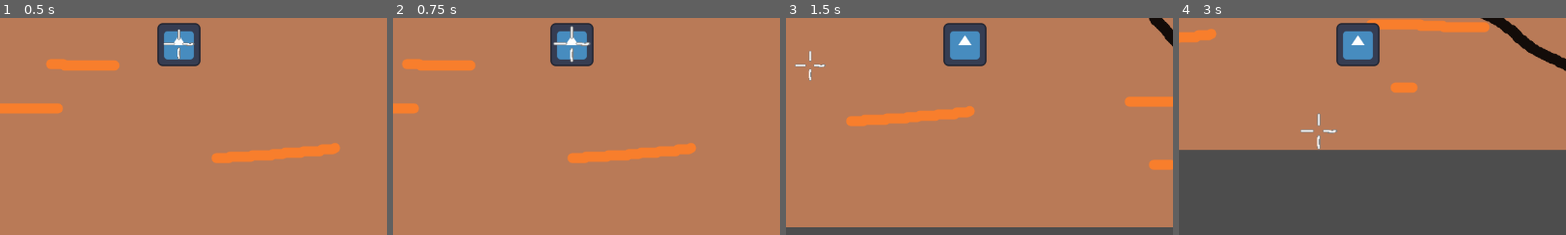
Above: before the commit, frames 1-4 (left to right).
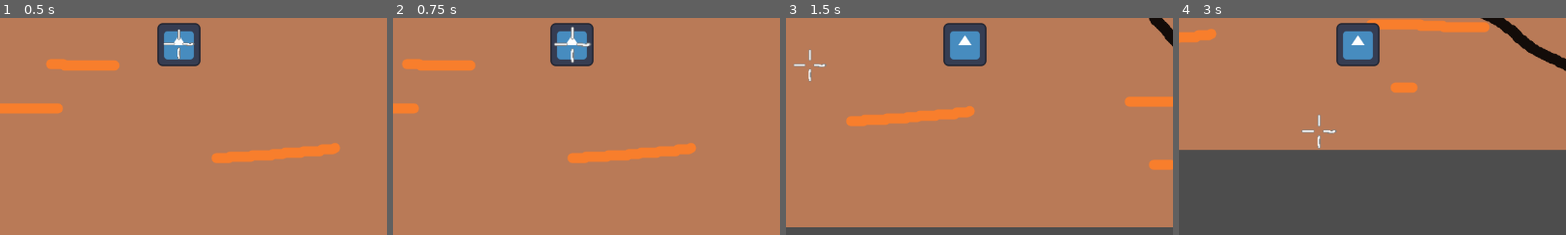
Above: after the commit, the same moments.

Repository: Niimphu/quickdraw
Game: Godot game, scene res://test.tscn
Same seed, same stepped clock (60 frames per second), same inputs: the game is played once before the commit and once after it. The engine's default icon, where the game draws it, is replaced by a stand-in: a white triangle on a blue panel in a dark square.
Inputs (mouse positions are % of the whole screen's width and height, from its top left):
- Up to frame 1 (0.5 s): no input
- Up to frame 2 (0.75 s): tap Enter at 0.5 s; hold D (right) from 0.53 s (still down); hold Mouse wheel down (scroll_down) from 0.53 s (still down)
- Up to frame 3 (1.5 s): move the mouse to (30, 55) at 1.27 s; release D (right) at 1.28 s; release Mouse wheel down (scroll_down) at 1.28 s; hold S (down) from 1.28 s (still down); tap Mouse wheel up (scroll_up) at 1.35 s
- Up to frame 4 (3 s): move the mouse to (60, 28) at 2.02 s; release S (down) at 2.03 s; press the mouse at (60, 28) at 2.03 s; hold D (right) 2.03-2.78 s; move the mouse to (45, 70) at 2.77 s; release the mouse at (45, 70) at 2.78 s; hold W (up) from 2.78 s (still down); tap Mouse wheel down (scroll_down) at 2.85 s
The pictures show only the part of the screen within x 27-77%, y 44-94%; the shares and areas given below are measured in that part.

Frame 1 is identical in both runs. In frame 2, 0.2% of the frame differs, in the area x 41-52%, y 3-21%; in frame 3, 0.1%; in frame 4, 0.1%.

Commit message:
tweened reticle change

Diff:
--- a/reticle.gd
+++ b/reticle.gd
@@ -1,4 +1,6 @@
 extends TextureRect
+
+var current_tween: Tween
 
 var centre_dot = load("res://img/centredot.png")
 func _ready():
@@ -11,4 +13,8 @@
 
 
 func _on_accuracy_modifier_changed(value: float) -> void:
-	scale = Vector2(value, value)
+	if current_tween and current_tween.is_valid() and current_tween.is_running():
+		current_tween.kill()
+
+	current_tween = get_tree().create_tween()
+	current_tween.tween_property(self, "scale", Vector2(value, value), 0.2)
